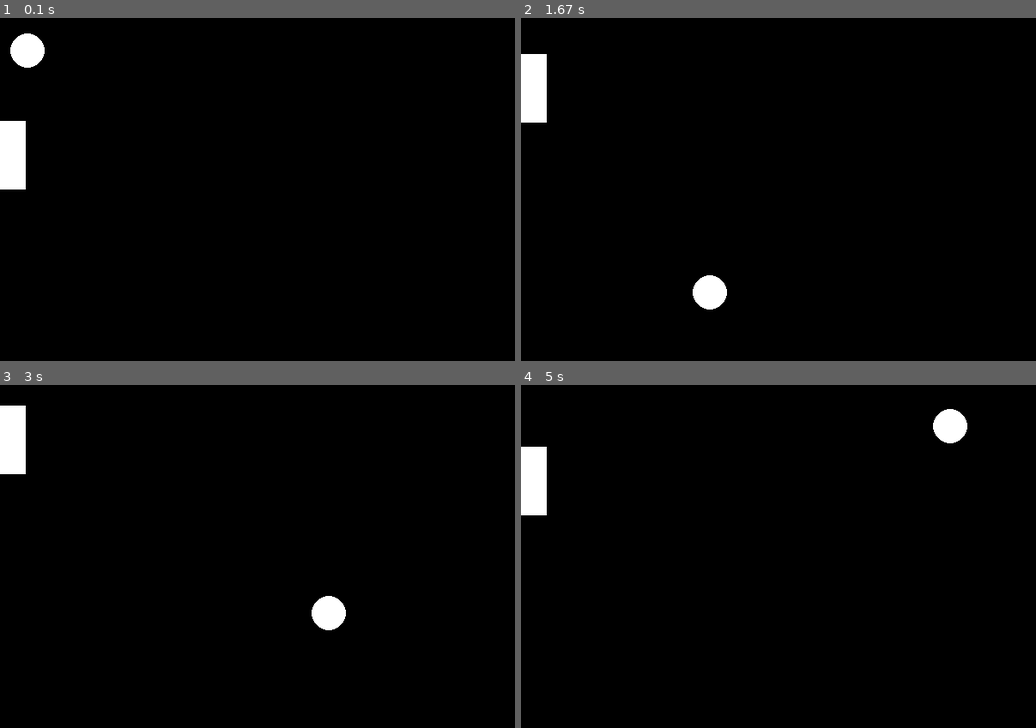
Above: before the commit, frames 1-4 (two rows, left to right).
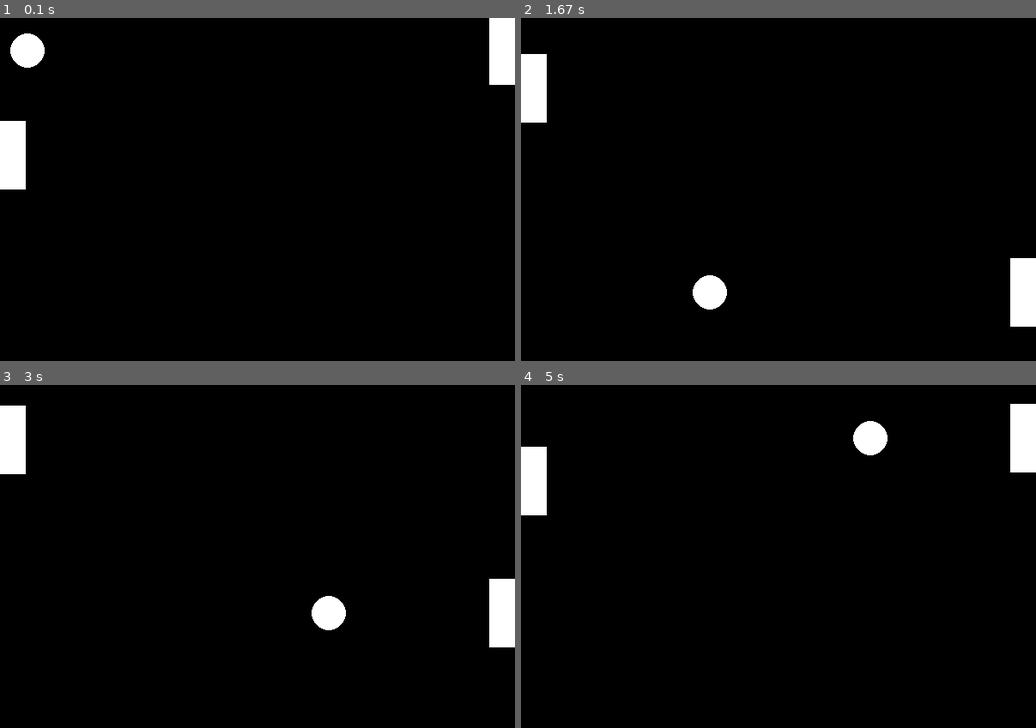
Above: after the commit, the same moments.

Repository: Youtirsin/pygame-samples
Game: pygame game, started from pong/main.py
Two runs of this game, one before a commit and one after it. Both use one fixed random seed, a clock stepped at 60 frames per second and the inputs below.
Inputs:
- Up to frame 1 (0.1 s): no input
- Up to frame 2 (1.67 s): hold W 0.33-0.8 s; hold S 0.83-1.13 s; hold W 1.17-1.53 s; hold S from 1.57 s (still down)
- Up to frame 3 (3 s): release S at 1.93 s; hold W 1.97-2.27 s; hold S 2.3-2.6 s; hold W from 2.63 s (still down)
- Up to frame 4 (5 s): release W at 3 s; hold S 3.03-3.4 s; hold W 3.43-3.73 s; hold S 3.77-4.07 s; hold W 4.1-4.47 s; hold S 4.5-4.87 s; hold W from 4.9 s (still down)

The runs differ from the first frame. In frame 1, 1.0% of the frame differs, in the area x 95-100%, y 0-20%; in frame 2, 1.0%; in frame 3, 1.0%; in frame 4, 2.0%, in the area x 64-100%, y 5-26%.

Commit message:
add invincible bot

Diff:
--- a/pong/ball.py
+++ b/pong/ball.py
@@ -45,3 +45,6 @@
             if target.collide_type == 'player':
                 self.move_val[0] = randint(1, 5)
                 self.move_val[1] = self.move_val[1] / abs(self.move_val[1]) * randint(1, 5)
+            if target.collide_type == 'bot':
+                self.move_val[0] = 0 - randint(1, 5)
+                self.move_val[1] = self.move_val[1] / abs(self.move_val[1]) * randint(1, 5)
--- /dev/null
+++ b/pong/bot.py
@@ -0,0 +1,12 @@
+import pygame
+from pad import Pad
+
+
+class Bot(Pad):
+    def __init__(self, ball):
+        super(Bot, self).__init__()
+        self.collide_type = "bot"
+        self.followTo = ball
+
+    def update(self):
+        self.rect.centery = self.followTo.rect.centery
--- a/pong/main.py
+++ b/pong/main.py
@@ -1,5 +1,6 @@
 import pygame
 from player import Player
+from bot import Bot
 from ball import Ball
 from border import Border
 
@@ -16,6 +17,8 @@
 ball = Ball()
 ball.rect.x = 0
 ball.rect.y = 0
+bot = Bot(ball)
+bot.rect.right = 600
 
 border_top = Border('top',WINSIZE[0])
 border_bottom = Border('bottom',WINSIZE[0])
@@ -30,12 +33,14 @@
 border_grp = pygame.sprite.Group()
 ball_grp = pygame.sprite.Group()
 player_grp = pygame.sprite.Group()
+bot_grp = pygame.sprite.Group()
 
 border_grp.add(border_top)
 border_grp.add(border_bottom)
 border_grp.add(border_left)
 border_grp.add(border_right)
 player_grp.add(player)
+bot_grp.add(bot)
 ball_grp.add(ball)
 
 
@@ -45,6 +50,7 @@
 def main():
     border_grp.draw(window)
     ball_grp.draw(window)
+    bot_grp.draw(window)
     pygame.display.flip()
     while 1:
         for event in pygame.event.get():
@@ -55,15 +61,18 @@
 
         ball.collide(border_grp)
         ball.collide(player_grp)
+        ball.collide(bot_grp)
 
         window.fill((0, 0, 0))
 
         ball_grp.update()
         player_grp.update()
+        bot_grp.update()
 
         border_grp.draw(window)
         ball_grp.draw(window)
         player_grp.draw(window)
+        bot_grp.draw(window)
 
         pygame.display.update()
         FPSClock.tick(FPS)
--- a/pong/pad.py
+++ b/pong/pad.py
@@ -1,7 +1,6 @@
 import pygame
 
 # config
-PAD_SPD = 3
 
 
 class Pad(pygame.sprite.Sprite):
@@ -10,7 +9,6 @@
         self.image = pygame.Surface((30, 80))
         self.image.fill((255, 255, 255))
         self.rect = self.image.get_rect()
-        self.spd = PAD_SPD
 
     def update(self):
         pass
--- a/pong/player.py
+++ b/pong/player.py
@@ -1,6 +1,8 @@
 import pygame
 from pad import Pad
 
+#
+PLAYER_SPD = 3
 
 class Player(Pad):
     def __init__(self):
@@ -8,6 +10,7 @@
         self.isDown = False
         self.isUp = False
         self.collide_type = "player"
+        self.spd = PLAYER_SPD
 
     def update(self):
         if self.isUp:
